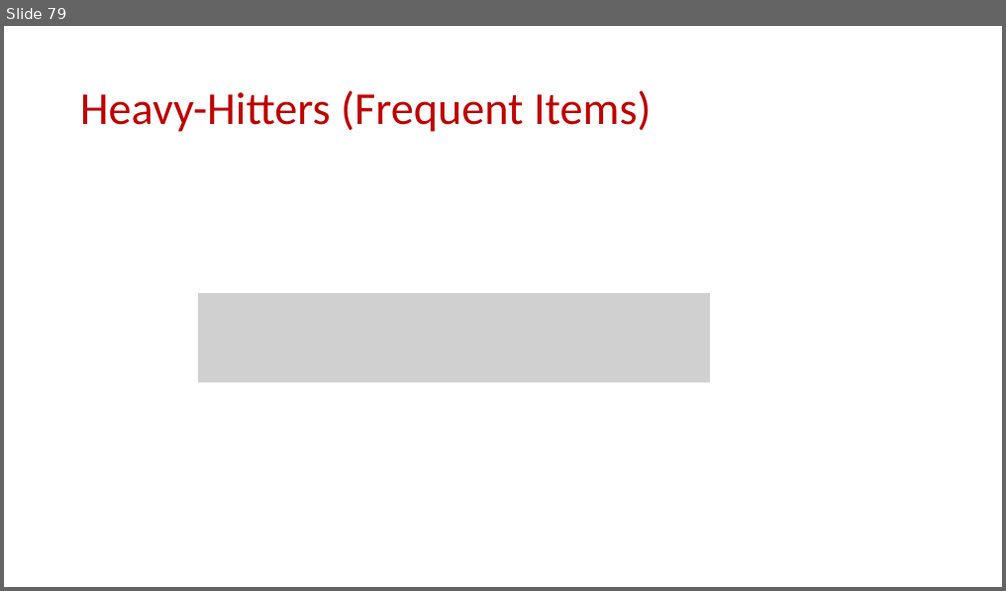
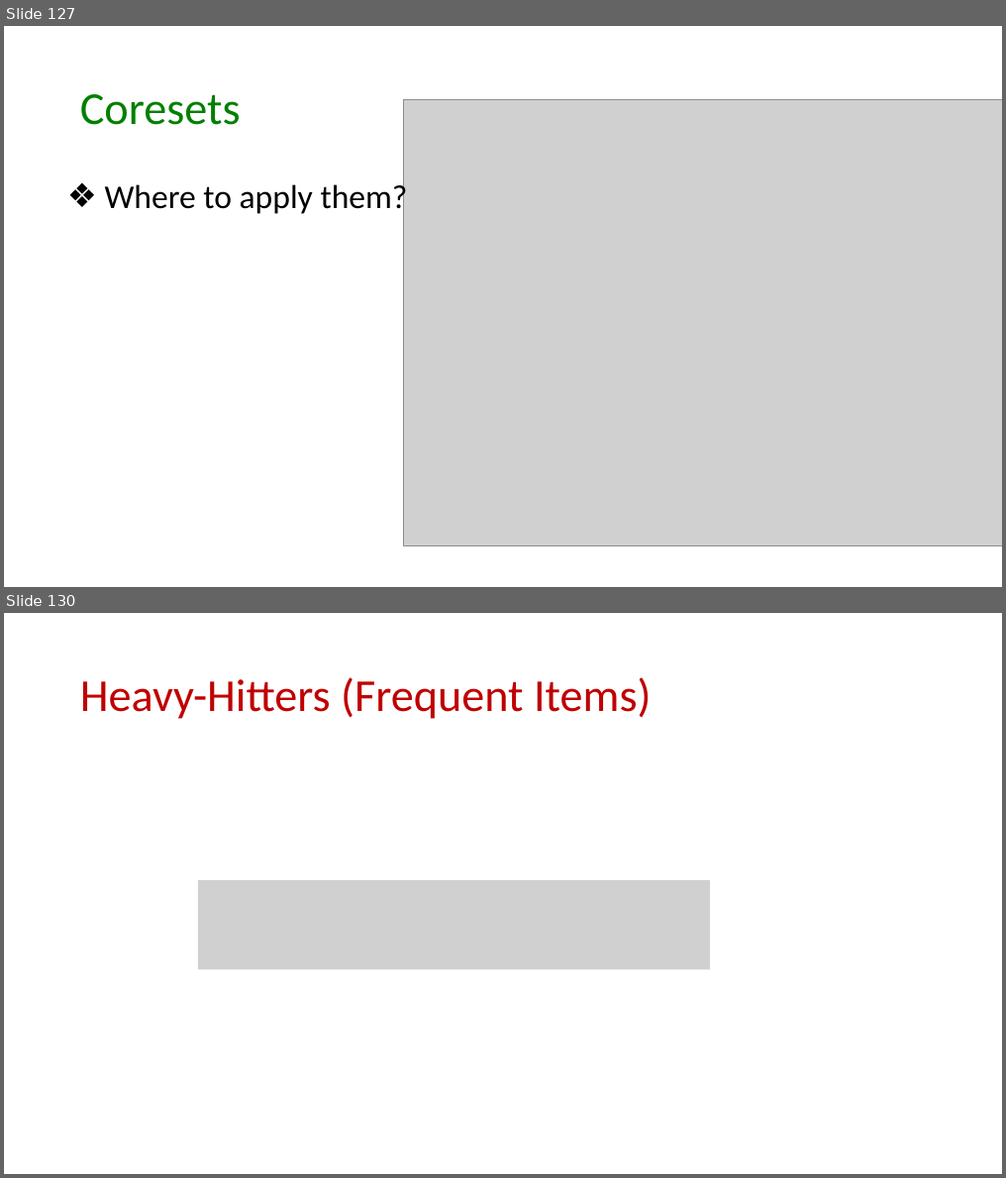
Before and after one commit to samsonzhou/samsonzhou.github.io, a slide deck: CSCE689-23/L15.pptx. Shown one above the other, each under a label of ours: slide 79 before the commit, slides 127 and 130 after it; the slides between them are not shown. The pictures are 1006x591 and 1006x1178 pixels, drawn with LibreOffice and Linux fonts; fonts in the diff are those of the drawing; grey boxes stand for pictures. Boxes give left, top, right and bottom in pixels: in the first picture for what was removed or moved away, otherwise in the second. Text is boxed around its words. In the diff, an @@ line names an element or a change of style, - is before the commit and + after.

```diff
--- a/CSCE689-23/L15.pptx
+++ b/CSCE689-23/L15.pptx
@@ slide 127 added at <box>4,26,1002,587</box>, background #FFFFFF @@
@@ title added at <box>80,94,241,125</box>, 44 pt, text #008000 @@
+Coresets
@@ picture added at <box>404,99,1002,547</box> @@
@@ text added at <box>105,181,408,217</box>, 32 pt, text #000000 @@
+❖ Where to apply them?
@@ what was slide 79 is now slide 130 @@
```
Also in this commit, not shown: 50 other slides added.
